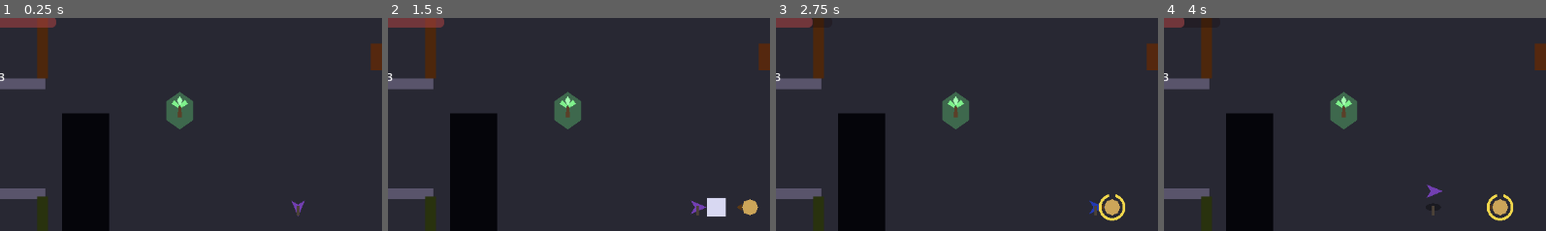
Above: before the commit, frames 1-4 (left to right).
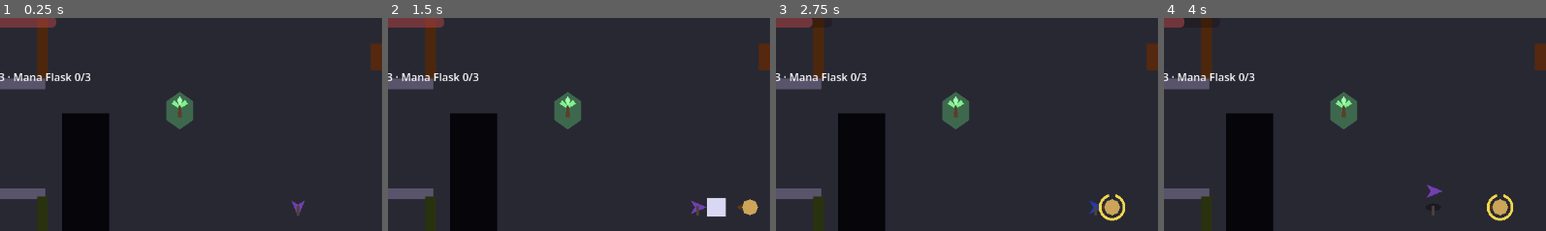
Above: after the commit, the same moments.

Repository: KrisUni/the-shattering
Game: Godot game, scene res://scenes/test_room.tscn
Same seed, same stepped clock (60 frames per second), same inputs: the game is played once before the commit and once after it. Sound files missing from this copy of the repository are replaced by a short silence.
Inputs (mouse positions are % of the whole screen's width and height, from its top left):
- Up to frame 1 (0.25 s): no input
- Up to frame 2 (1.5 s): tap Enter at 0.5 s; move the mouse to (72, 45) at 0.52 s; hold D (move_right) 0.53-1.25 s; hold Shift (block) 0.53-1.25 s; click (72, 45) at 0.67 s; tap F (jump) at 0.77, 1.07 s; tap R (interact) at 0.8 s; drag from (30, 55) to (35, 84) at 1.27 s
- Up to frame 3 (2.75 s): move the mouse to (60, 28) at 2.02 s; hold D (move_right) from 2.03 s (still down); tap Middle mouse button (lock_on) at 2.1 s; tap E (parry) at 2.3 s
- Up to frame 4 (4 s): release D (move_right) at 2.75 s; tap Space (roll) at 2.75 s; drag from (45, 71) to (61, 15) at 2.77 s; tap Enter at 3.5 s; move the mouse to (80, 65) at 3.52 s; hold A (move_left) from 3.53 s (still down); hold Space (roll) from 3.53 s (still down); tap F (jump) at 3.77 s; tap 1 (sip_health) at 3.8 s
The pictures show only the part of the screen within x 11-61%, y 6-56%; the shares and areas given below are measured in that part.

The runs differ from the first frame. In frame 1, 0.4% of the frame differs, in the area x 2-24%, y 25-30%; in frame 2, 0.4%; in frame 3, 0.4%; in frame 4, 0.4%.

Commit message:
Add the empty Mana Flask (#12)
Co-Authored-By: Claude Sonnet 5.5 <noreply@anthropic.com>
Claude-Session: https://claude.ai/code/session_01WntwTwCHe6yiTgQrDYiqdi

Diff:
--- a/data/flasks.tres
+++ b/data/flasks.tres
@@ -5,6 +5,7 @@
 [resource]
 script = ExtResource("1_tuning")
 health_charges = 3
+mana_charges = 3
 sip_duration = 0.8
 health_restore_share = 0.5
 sip_walk_speed = 60.0
--- a/project.godot
+++ b/project.godot
@@ -126,6 +126,12 @@
 , Object(InputEventJoypadButton,"resource_local_to_scene":false,"resource_name":"","device":-1,"button_index":4,"pressure":0.0,"pressed":false,"script":null)
 ])
 }
+sip_mana={
+"deadzone": 0.2,
+"events": Array[InputEvent]([Object(InputEventKey,"resource_local_to_scene":false,"resource_name":"","device":-1,"window_id":0,"alt_pressed":false,"shift_pressed":false,"ctrl_pressed":false,"meta_pressed":false,"pressed":false,"keycode":0,"physical_keycode":50,"key_label":0,"unicode":0,"location":0,"echo":false,"script":null)
+, Object(InputEventJoypadButton,"resource_local_to_scene":false,"resource_name":"","device":-1,"button_index":6,"pressure":0.0,"pressed":false,"script":null)
+])
+}
 
 [layer_names]
 
--- a/scenes/almos/almos.gd
+++ b/scenes/almos/almos.gd
@@ -216,7 +216,8 @@
 ## His Spell, Flame draw: made with its own button, and it commits him while it winds up.
 @onready var spell: AlmosSpell = $Spell
 
-## His Flasks: a press of the Sip button drinks from the Health Flask, which keeps him slow and
+## His Flasks: a press of the Sip button drinks from the Health Flask (the Mana Flask is empty until
+## he has a Mana bar), which keeps him slow and
 ## otherwise busy until it ends.
 @onready var flasks: AlmosFlasks = $Flasks
 
@@ -399,6 +400,8 @@
 	# charge left.
 	if _free_to_act(left_open, parry_on, in_the_air) and Input.is_action_just_pressed(&"sip_health"):
 		flasks.sip()
+	elif Input.is_action_just_pressed(&"sip_mana"):
+		flasks.sip_mana()
 	flasks.advance(delta)
 	_sipping = _sipping or flasks.sipping
 	# A Jump can be begun from a walk, a Sprint or while blocking, in the same places: not in a
--- a/scenes/almos/almos_flasks.gd
+++ b/scenes/almos/almos_flasks.gd
@@ -7,6 +7,9 @@
 ## is wasted the same way.
 ##
 ## Almos decides when he is free to Sip and calls sip(); he advances the Sip every physics frame.
+
+## The Mana Flask is carried from the start, but it stays empty and unusable until Almos has a Mana
+## bar, which no part of the game gives him yet: has_mana_bar is the one place that says so.
 
 ## Emitted whenever the charges change.
 signal changed
@@ -33,8 +36,26 @@
 	get:
 		return _sipping
 
+## How many charges the Mana Flask holds now: none while Almos has no Mana bar.
+var mana_charges: int:
+	get:
+		return _mana_charges
+
+## How many charges the Mana Flask holds when full, which it is not while he has no Mana bar.
+var mana_charges_maximum: int:
+	get:
+		return _mana_charges_maximum
+
+## Whether Almos has his Mana bar. He has none yet, so this is false; whatever gives him the bar
+## switches it, and the Mana Flask then fills at a Checkpoint and can be sipped.
+var has_mana_bar: bool:
+	get:
+		return false
+
 var _health_charges := 0
 var _health_charges_maximum := 0
+var _mana_charges := 0
+var _mana_charges_maximum := 0
 var _sipping := false
 var _sipped_for := 0.0
 var _health_seen := 0.0
@@ -43,6 +64,7 @@
 func _ready() -> void:
 	_health_charges_maximum = tuning.health_charges
 	_health_charges = _health_charges_maximum
+	_mana_charges_maximum = tuning.mana_charges
 	_health_seen = health.current
 	health.changed.connect(_on_health_changed)
 
@@ -59,6 +81,23 @@
 	return true
 
 
+## A Sip of the Mana Flask: does nothing and costs nothing while he has no Mana bar, which is
+## always for now. Says whether a Sip began.
+func sip_mana() -> bool:
+	return false
+
+
+## Raises how many charges both Flasks hold by this many, a Flask upgrade's worth. The Health Flask
+## gets the new charges at once; the Mana Flask holds its own only once he has a Mana bar.
+func add_charges(count: int = 1) -> void:
+	_health_charges_maximum += count
+	_health_charges += count
+	_mana_charges_maximum += count
+	if has_mana_bar:
+		_mana_charges += count
+	changed.emit()
+
+
 ## Lets this many seconds of a Sip go by. At its end the Health comes back. The time is counted in
 ## summed frame lengths compared through Almos.TIME_SLACK, as his other durations are.
 func advance(delta: float) -> void:
@@ -70,9 +109,11 @@
 		health.heal(health.maximum * tuning.health_restore_share)
 
 
-## Every charge is back. Resting at a Checkpoint and being returned after a Death do this.
+## Every charge is back, the Mana Flask's only if he has a Mana bar. Resting at a Checkpoint and
+## being returned after a Death do this.
 func refill() -> void:
 	_health_charges = _health_charges_maximum
+	_mana_charges = _mana_charges_maximum if has_mana_bar else 0
 	changed.emit()
 
 
--- a/scenes/hud/flask_label.gd
+++ b/scenes/hud/flask_label.gd
@@ -1,6 +1,6 @@
 extends Label
-## A placeholder label for the HUD that shows the charges of Almos's Health Flask, such as
-## "Health Flask 2/3". It follows his Flasks through their changed signal.
+## A placeholder label for the HUD that shows the charges of Almos's Flasks, such as
+## "Health Flask 2/3 · Mana Flask 0/3". It follows his Flasks through their changed signal.
 
 @export var flasks: AlmosFlasks
 
@@ -11,4 +11,4 @@
 
 
 func _refresh() -> void:
-	text = "Health Flask %d/%d" % [flasks.health_charges, flasks.health_charges_maximum]
+	text = "Health Flask %d/%d · Mana Flask %d/%d" % [flasks.health_charges, flasks.health_charges_maximum, flasks.mana_charges, flasks.mana_charges_maximum]
--- a/scripts/tuning/flask_tuning.gd
+++ b/scripts/tuning/flask_tuning.gd
@@ -9,6 +9,9 @@
 ## How long, in seconds, a Sip lasts. Health comes back at its end.
 @export var sip_duration: float
 
+## How many charges the Mana Flask holds once Almos has a Mana bar. Until then it holds none.
+@export var mana_charges: int
+
 ## The share of the Health maximum a Sip of the Health Flask restores, from 0 to 1.
 @export_range(0.0, 1.0) var health_restore_share: float
 
--- a/test/test_almos_flasks.gd
+++ b/test/test_almos_flasks.gd
@@ -138,6 +138,43 @@
 	assert_eq(_changes, 2, "a refill")
 
 
+func test_the_mana_flask_has_its_tuned_maximum_but_is_empty() -> void:
+	assert_eq(_flasks.mana_charges_maximum, _tuning.mana_charges)
+	assert_eq(_flasks.mana_charges, 0)
+
+
+func test_refilling_leaves_the_mana_flask_empty_without_a_mana_bar() -> void:
+	assert_false(_flasks.has_mana_bar)
+
+	_flasks.refill()
+
+	assert_eq(_flasks.mana_charges, 0)
+
+
+func test_a_mana_sip_does_nothing_and_costs_nothing_without_a_mana_bar() -> void:
+	_health.take_damage(10.0)
+	var health_before := _health.current
+	_changes = 0
+
+	var began := _flasks.sip_mana()
+
+	assert_false(began)
+	assert_false(_flasks.sipping)
+	assert_eq(_flasks.mana_charges, 0)
+	assert_eq(_flasks.health_charges, _tuning.health_charges)
+	assert_eq(_changes, 0, "nothing should have changed")
+	assert_almost_eq(_health.current, health_before, TOLERANCE)
+
+
+func test_adding_charges_raises_both_flasks_with_the_mana_flask_still_empty() -> void:
+	_flasks.add_charges(2)
+
+	assert_eq(_flasks.health_charges_maximum, _tuning.health_charges + 2)
+	assert_eq(_flasks.health_charges, _tuning.health_charges + 2)
+	assert_eq(_flasks.mana_charges_maximum, _tuning.mana_charges + 2)
+	assert_eq(_flasks.mana_charges, 0)
+
+
 # Lets this many seconds go by, a physics frame at a time.
 func _run(seconds: float) -> void:
 	var frames := int(round(seconds / FRAME))
--- /dev/null
+++ b/test/test_almos_mana_flask.gd
@@ -0,0 +1,125 @@
+extends GutTest
+## The Mana Flask, seen only through the scenes: carried from the start but empty and unusable
+## while Almos has no Mana bar, which nothing gives him yet. The real Almos is driven by the
+## Mana Sip action with the shipped tuning, and the test room serves for the Checkpoint, the
+## Death and the HUD.
+
+const AlmosInput := preload("res://test/helpers/almos_input.gd")
+
+const TEST_ROOM_PATH := "res://scenes/test_room.tscn"
+const FLASK_TUNING_PATH := "res://data/flasks.tres"
+const TOLERANCE := 0.0001
+const TAP_FRAMES := 3
+# In pixels per second. How exactly a measured speed has to match.
+const SPEED_TOLERANCE := 0.01
+# In pixels. How far from the Checkpoint's centre Almos is put to rest.
+const BESIDE_THE_CHECKPOINT := 10.0
+
+var _almos_input: AlmosInput
+var _flasks: FlaskTuning
+var _player: PlayerTuning
+var _room: Node
+var _almos: Almos
+
+
+func before_each() -> void:
+	await get_tree().process_frame
+	_almos_input = AlmosInput.new(self)
+	_flasks = load(FLASK_TUNING_PATH) as FlaskTuning
+	_player = load(AlmosInput.TUNING_PATH) as PlayerTuning
+
+
+func after_each() -> void:
+	_almos_input.release_everything()
+
+
+func test_he_carries_the_mana_flask_empty_from_the_start() -> void:
+	_almos = _almos_input.spawn_almos()
+
+	assert_eq(_almos.flasks.mana_charges_maximum, _flasks.mana_charges)
+	assert_eq(_almos.flasks.mana_charges, 0)
+
+
+func test_a_mana_sip_press_does_not_slow_him() -> void:
+	_almos = _almos_input.spawn_almos()
+	_almos_input.press_action(&"move_right")
+	await _tap(&"sip_mana")
+
+	var velocity: Vector2 = await _measured_velocity()
+
+	assert_false(_almos.sipping, "there should be no Sip")
+	assert_almost_eq(velocity, Vector2(_player.walk_speed, 0.0), Vector2.ONE * SPEED_TOLERANCE)
+
+
+func test_a_mana_sip_press_leaves_the_flasks_and_health_as_they_were() -> void:
+	_almos = _almos_input.spawn_almos()
+	_almos.health.take_damage(40.0)
+	var health := _almos.health.current
+
+	await _tap(&"sip_mana")
+	await wait_seconds(_flasks.sip_duration + 0.2)
+
+	assert_eq(_almos.flasks.mana_charges, 0)
+	assert_eq(_almos.flasks.health_charges, _flasks.health_charges)
+	assert_almost_eq(_almos.health.current, health, TOLERANCE)
+
+
+func test_actions_stay_free_after_a_mana_sip_press() -> void:
+	_almos = _almos_input.spawn_almos()
+	await _tap(&"sip_mana")
+
+	_almos_input.press_action(&"jump")
+	await wait_physics_frames(TAP_FRAMES)
+
+	assert_true(_almos.airborne, "he should be able to jump")
+
+
+func test_resting_leaves_the_mana_flask_empty() -> void:
+	_set_up_room()
+	var checkpoint := _room.find_child("Checkpoint", true, false) as Node2D
+	_almos.global_position = checkpoint.global_position + Vector2.RIGHT * BESIDE_THE_CHECKPOINT
+
+	await _tap(&"interact")
+	await wait_physics_frames(TAP_FRAMES)
+
+	assert_eq(_almos.flasks.mana_charges, 0)
+
+
+func test_the_return_after_a_death_leaves_the_mana_flask_empty() -> void:
+	_set_up_room()
+
+	_almos.health.take_damage(_almos.health.maximum)
+	await wait_seconds(_player.death_pause + 0.5)
+
+	assert_false(_almos.dead, "he should be back")
+	assert_eq(_almos.flasks.mana_charges, 0)
+
+
+func test_the_hud_label_shows_both_flasks() -> void:
+	_set_up_room()
+	var label := _room.get_node("Hud/FlaskLabel") as Label
+
+	assert_eq(label.text, "Health Flask %d/%d · Mana Flask 0/%d" % [_flasks.health_charges, _flasks.health_charges, _flasks.mana_charges])
+
+
+func _set_up_room() -> void:
+	var scene := load(TEST_ROOM_PATH) as PackedScene
+	_room = scene.instantiate()
+	add_child_autofree(_room)
+	_almos = _room.get_node("Almos") as Almos
+	_room.get_node("TrainingEnemy").target = null
+	_room.get_node("SoundHunter").target = null
+
+
+func _tap(action: StringName) -> void:
+	_almos_input.press_action(action)
+	await wait_physics_frames(TAP_FRAMES)
+	_almos_input.release_action(action)
+
+
+func _measured_velocity() -> Vector2:
+	var start := _almos.position
+	var start_frame := Engine.get_physics_frames()
+	await wait_physics_frames(AlmosInput.MEASURED_FRAMES)
+	var seconds := float(Engine.get_physics_frames() - start_frame) / Engine.physics_ticks_per_second
+	return (_almos.position - start) / seconds
--- a/test/test_almos_sip.gd
+++ b/test/test_almos_sip.gd
@@ -301,15 +301,16 @@
 	_set_up_room()
 	var label := _room.get_node("Hud/FlaskLabel") as Label
 	var charges := _flasks.health_charges
-	assert_eq(label.text, "Health Flask %d/%d" % [charges, charges], "at the start")
+	var mana := " · Mana Flask 0/%d" % _flasks.mana_charges
+	assert_eq(label.text, "Health Flask %d/%d%s" % [charges, charges, mana], "at the start")
 	_stand_beside_the_checkpoint()
 
 	await _tap(&"sip_health")
-	assert_eq(label.text, "Health Flask %d/%d" % [charges - 1, charges], "after a Sip")
+	assert_eq(label.text, "Health Flask %d/%d%s" % [charges - 1, charges, mana], "after a Sip")
 	await wait_physics_frames(_sip_frames() + MARGIN_FRAMES)
 	await _tap_interact()
 
-	assert_eq(label.text, "Health Flask %d/%d" % [charges, charges], "after a rest")
+	assert_eq(label.text, "Health Flask %d/%d%s" % [charges, charges, mana], "after a rest")
 
 
 func _spawn_almos() -> void:
Not shown, added: test/test_almos_mana_flask.gd.uid
Not shown, changed: README.md
